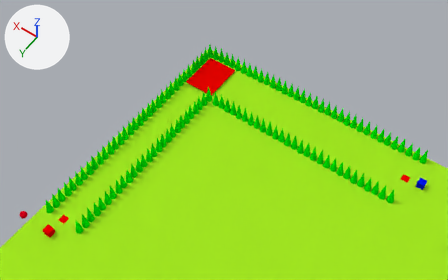
The Blender file utils/blender-project/map.blend, before and after one commit.
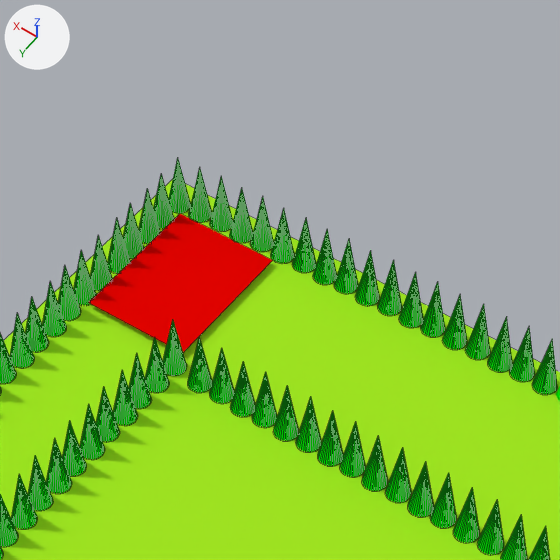
Each version appears first from a 50 mm camera at (-11.2, 38.2, 138.5) aimed at (57.0, -57.2, -11.5), and next in a close-up on the part from 36% to 70% of the width and 0% to 54% of the height. The lights are fixed; the arrows at upper left show +X, +Y and +Z. The close-ups show mesh edges as thin lines.
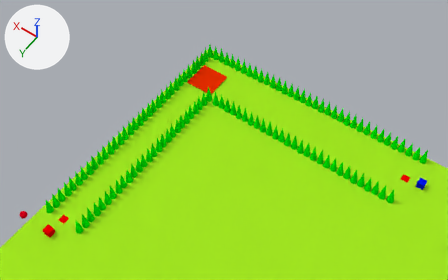
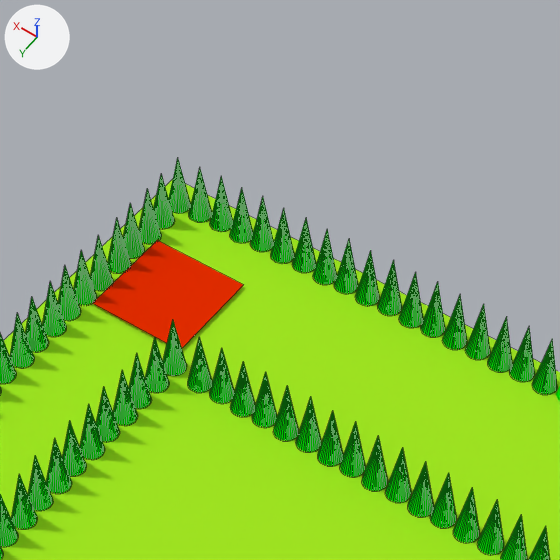
Where the change shows, as pixel boxes [x1, y1, x2, y2] in the close-ups (560 x 560 px):
'Area-Left-Down', recoloured, reshaped, moved (19% narrower, 22% shorter): before [88, 214, 273, 352]; after [93, 240, 243, 348]

What the commit changed:
Material 'Material' (mat_material) is new.
Its base color is (0.8, 0.0257, 0.0) (red #e72c00).
me_plane_003 has 4 vertices, 1 face and spans x -4.8..4.78, y -6.37..6.35, z 0.0.
me_plane_003 is used by ob_area_left_down; location (69.17, -67.33, 0.61).
me_plane_003 no longer uses material mat_material_spawner_1_001 (red #e70300).
Part 1, on me_plane_003:
Vertex 0 of me_plane_003 moves from (-4.76, -6.37, 0.0) at pixel (272, 260) to (-4.46, -4.46, 0.0) at pixel (243, 284).
Vertex 1 of me_plane_003 moves from (4.78, -6.33, 0.0) at pixel (180, 213) to (4.46, -4.46, 0.0) at pixel (157, 240).
Vertex 2 of me_plane_003 moves from (-4.8, 6.35, 0.0) at pixel (182, 353) to (-4.46, 4.46, 0.0).
Vertex 3 of me_plane_003 moves from (4.78, 6.35, 0.0) at pixel (88, 302) to (4.46, 4.46, 0.0) at pixel (92, 303).
me_plane_003 now uses material mat_material (red #e72c00).
Object 'Area-Left-Down' (ob_area_left_down) moves from (69.17, -67.33, 0.61) to (69.36, -65.76, 0.34).
